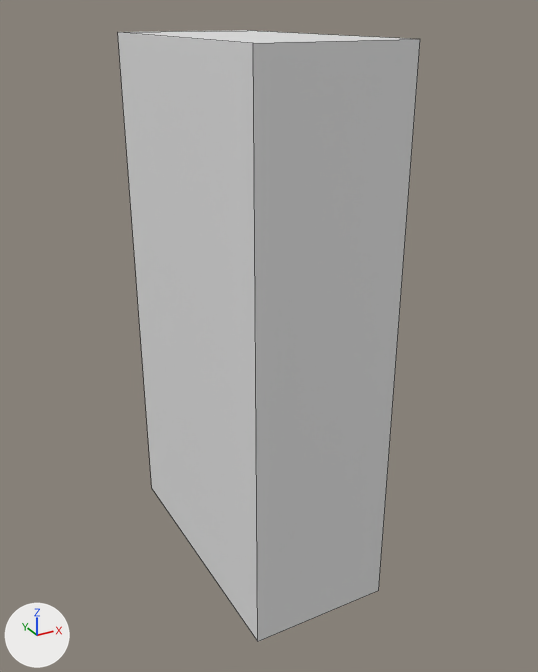
The FBX model Assets/Models/Modular Kit/Set Buildings/40x80_Building.fbx as it was, and as the next commit left it.
Before and after are seen from a camera (50 mm lens) standing at (-110.2, -213.8, 155.9) and looking at (-16.7, -43.8, 70.9). The axes (+X, +Y, +Z) are drawn at lower left. The lights are the same throughout. Mesh edges are drawn as thin lines.
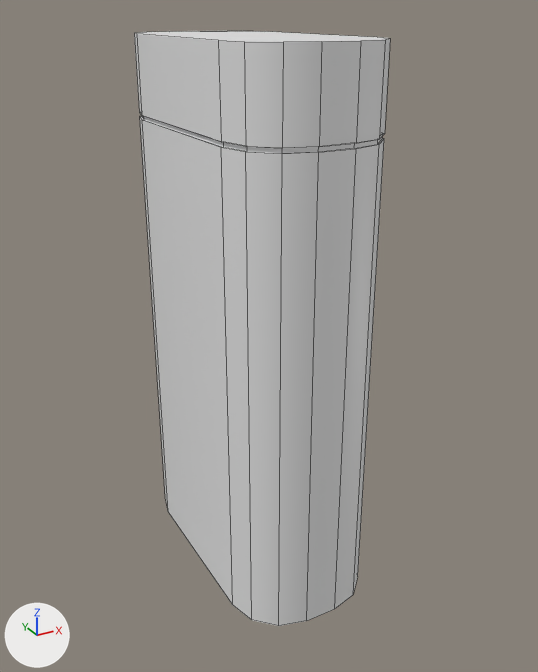
Diff of the bpy script that builds the scene:
```diff
--- a/Assets/Models/Modular Kit/Set Buildings/40x80_Building.fbx.py
+++ b/Assets/Models/Modular Kit/Set Buildings/40x80_Building.fbx.py
@@ me_cube_001 @@
 # used by ob_cube; location = (0.0, 0.0, 0.0); rotation_euler = (1.571, 0.0, 0.0), in degrees (90, 0, 0); scale = (20.0, 75.0, 40.0)
-me_cube_001.from_pydata(...)  # 8 vertices, 6 faces; spans x -2.0..0.0, y 0.0..2.0, z 0.0..2.0
+me_cube_001.from_pydata(...)  # 96 vertices, 81 faces; spans x -40.0..0.0, y 0.0..150.0, z 0.0..80.0
+# me_cube_001 part 1: the whole mesh is rebuilt
@@ ob_cube @@
 ob_cube.rotation_euler = (1.571, 0.0, 0.0)  # degrees (90, 0, 0)
-ob_cube.scale = (20.0, 75.0, 40.0)
```

Where the change shows, as pixel boxes (x1, y1, x2, y2) in the pictures (538 x 672 px):
'Cube', reshaped, rescaled (15% narrower): before (118, 30, 420, 641); after (134, 31, 390, 626)
